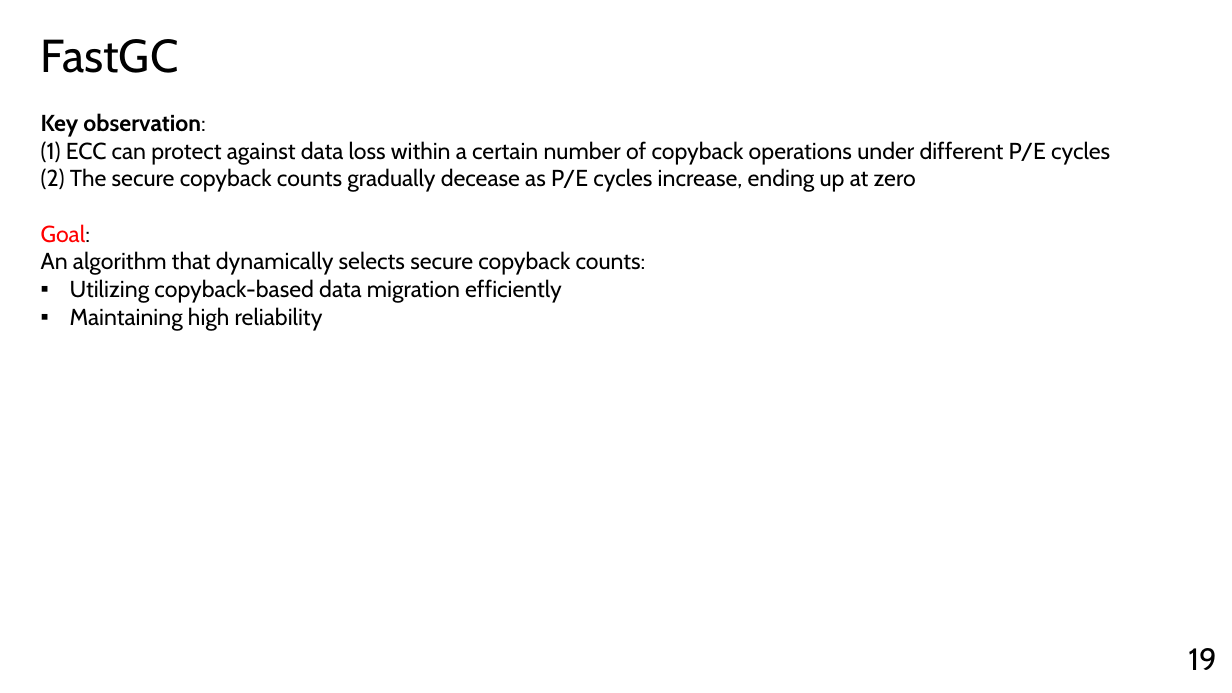
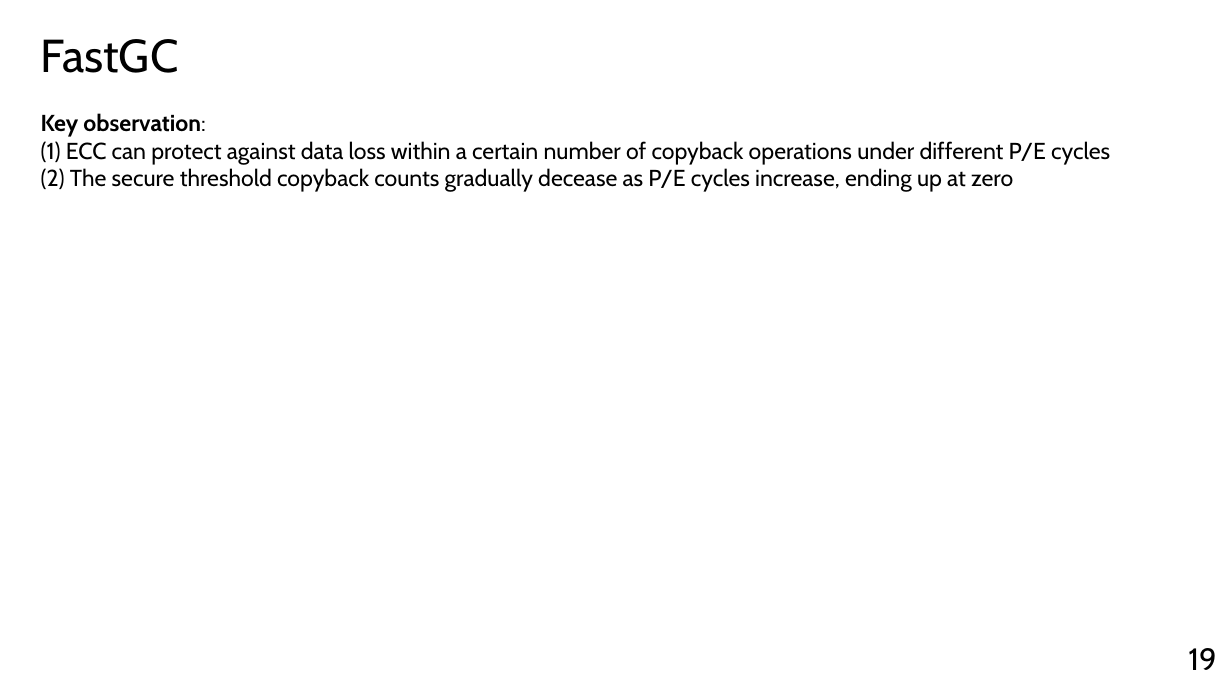
Before and after one commit to yousei-github/StudyNotes, a slide deck: slide 19 of temp/Presentation_Yang Sheng.pptx. Drawn at 1232x693 pixels with LibreOffice and Linux fonts; fonts in the diff are those of the drawing. Boxes give left, top, right and bottom in pixels: in the first picture for what was removed or moved away, otherwise in the second. Text is boxed around its words. In the diff, an @@ line names an element or a change of style, - is before the commit and + after.

```diff
--- a/temp/Presentation_Yang Sheng.pptx
+++ b/temp/Presentation_Yang Sheng.pptx
@@ text at (x1=41, y1=168, x2=1013, y2=192): text changed @@
-(2) The secure copyback counts gradually decease as P/E cycles increase, ending up at zero
-Goal:
-An algorithm that dynamically selects secure copyback counts:
-▪ Utilizing copyback-based data migration efficiently
-▪ Maintaining high reliability
+(2) The secure threshold copyback counts gradually decease as P/E cycles increase, ending up at zero
```
Also in this commit, not shown: 11 other slides changed, 16 slides added, 1 slide removed.
